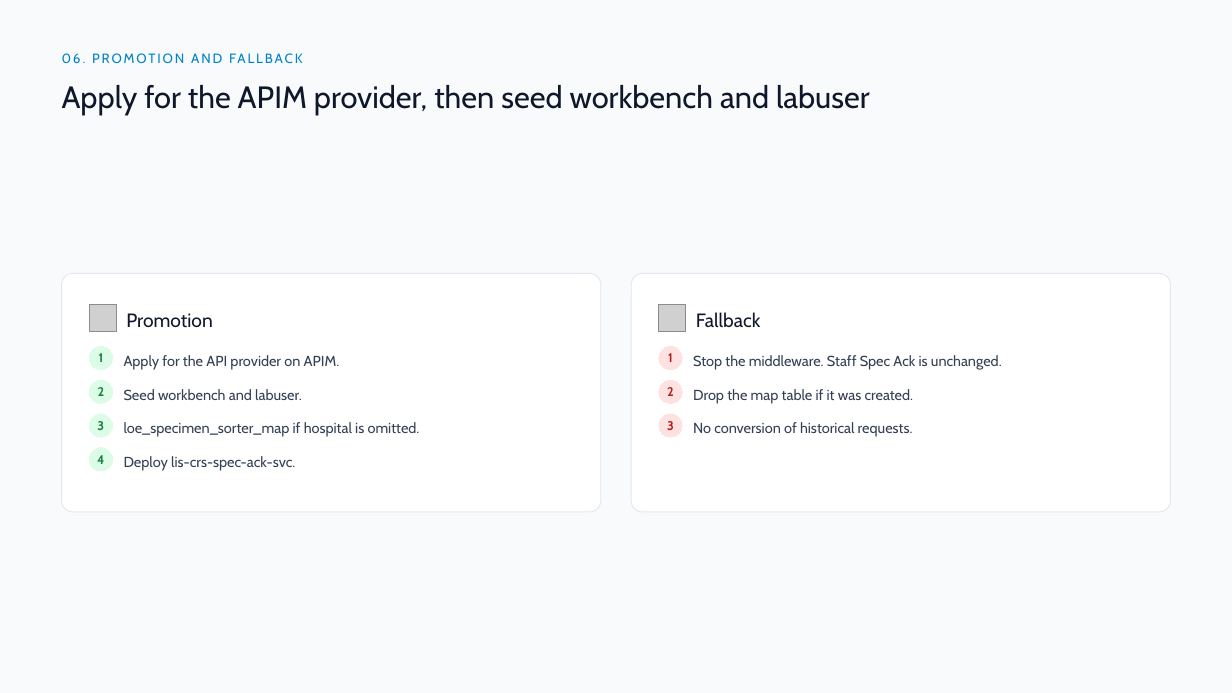
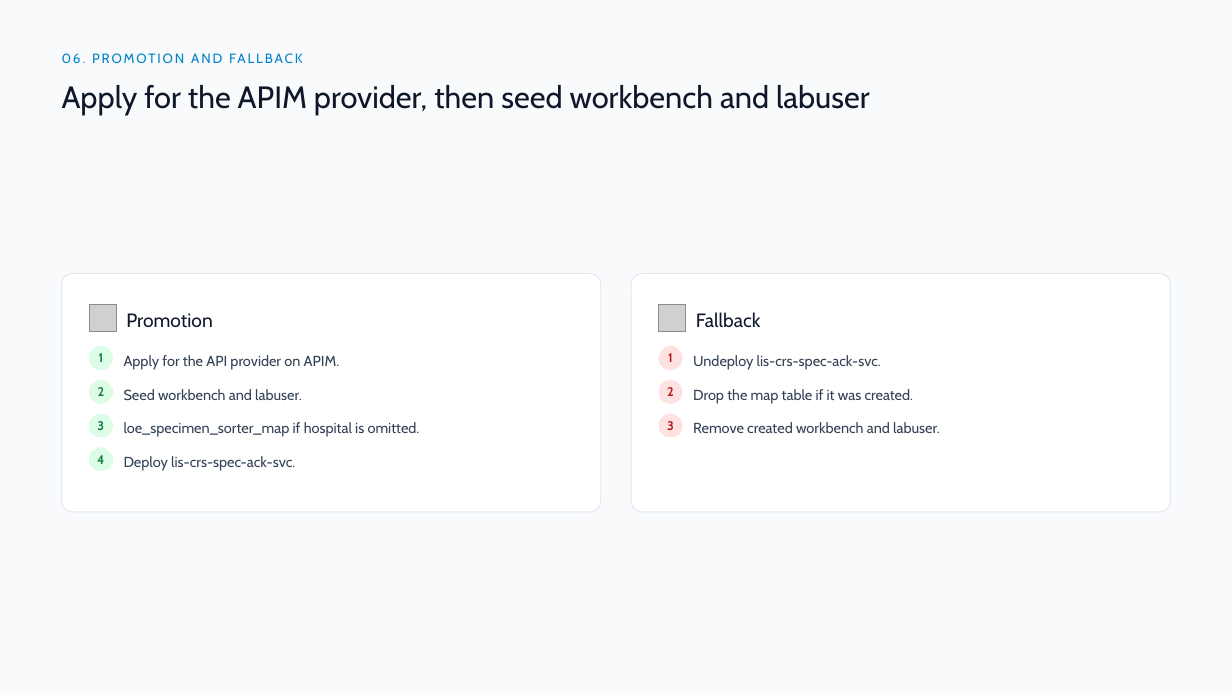
Before and after one commit to DragonChong/HA-Notes, a slide deck: slide 18 of SDLC/Projects/TMP-specimen-sorter-api — Specimen Sorter API/assets/Specimen Sorter API v3.pptx. Drawn at 1232x693 pixels with LibreOffice and Linux fonts; fonts in the diff are those of the drawing; grey boxes stand for pictures. Boxes give left, top, right and bottom in pixels: in the first picture for what was removed or moved away, otherwise in the second. Text is boxed around its words. In the diff, an @@ line names an element or a change of style, - is before the commit and + after.

```diff
--- a/SDLC/Projects/TMP-specimen-sorter-api — Specimen Sorter API/assets/Specimen Sorter API v3.pptx
+++ b/SDLC/Projects/TMP-specimen-sorter-api — Specimen Sorter API/assets/Specimen Sorter API v3.pptx
@@ text at [693,355,881,370]: text changed @@
-Stop the middleware. Staff Spec Ack is unchanged.
+Undeploy lis-crs-spec-ack-svc.
@@ text at [693,422,940,433]: text changed @@
-No conversion of historical requests.
+Remove created workbench and labuser.
```
Also in this commit, not shown: 1 other file.
